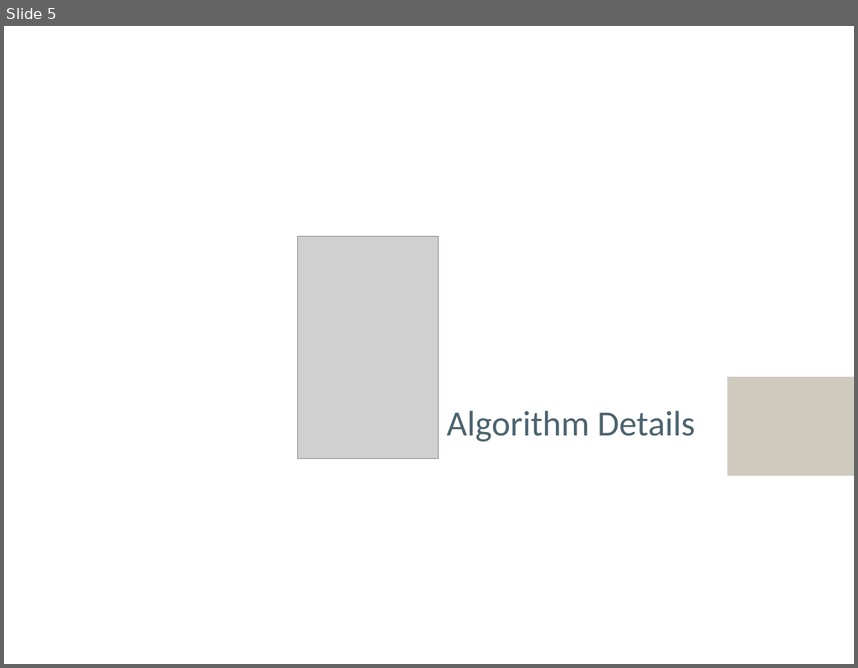
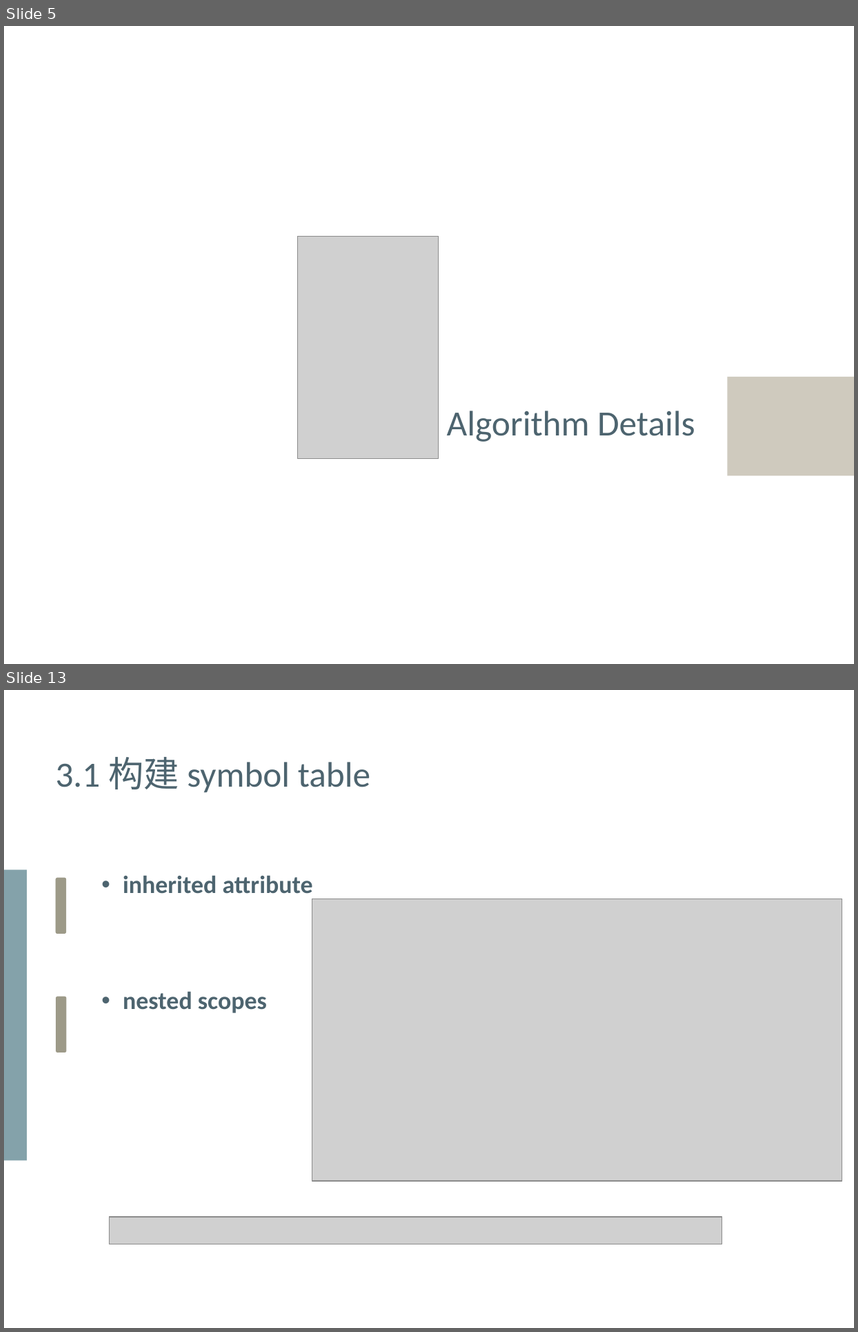
Before and after one commit to Yeeef/SOUP, a slide deck: report/Presentation.pptx. Shown one above the other, each under a label of ours: slide 5 before the commit, slides 5 and 13 after it; the slides between them are not shown. The pictures are 858x668 and 858x1332 pixels, drawn with LibreOffice and Linux fonts; fonts in the diff are those of the drawing; grey boxes stand for pictures. Boxes give left, top, right and bottom in pixels: in the first picture for what was removed or moved away, otherwise in the second. Text is boxed around its words. In the diff, an @@ line names an element or a change of style, - is before the commit and + after.

```diff
--- a/report/Presentation.pptx
+++ b/report/Presentation.pptx
@@ slide 13 added at <box>4,690,854,1328</box>, background #FFFFFF @@
@@ text added at <box>56,757,370,793</box>, 30 pt, text #4D646F @@
+3.1 构建 symbol table
@@ rectangle added at <box>4,869,27,1160</box>, fill #84A2AA @@
@@ text added at <box>123,876,313,1013</box>, 21 pt, text #4D646F, bold @@
+• inherited attribute
+• nested scopes
@@ rounded rectangle added at <box>56,878,67,934</box>, fill #9D9A88 @@
@@ picture added at <box>312,899,842,1181</box> @@
@@ rounded rectangle added at <box>56,996,67,1052</box>, fill #9D9A88 @@
@@ picture added at <box>110,1216,722,1243</box> @@
```
Also in this commit, not shown: 6 slides changed, 23 other slides added, 1 slide removed, 1 other file.
